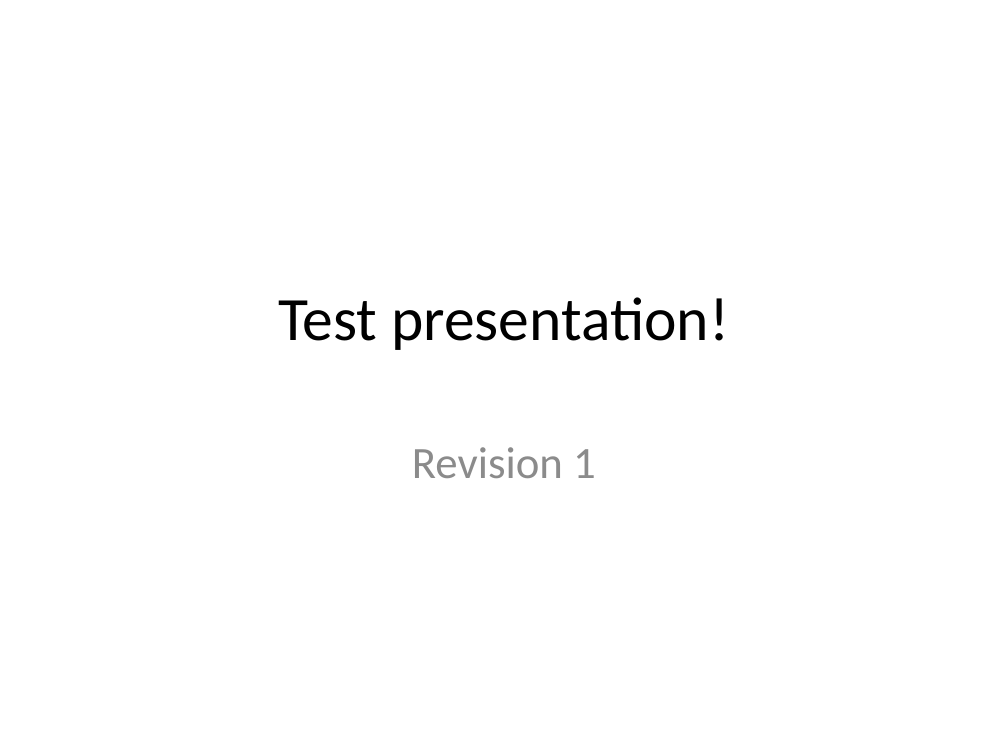
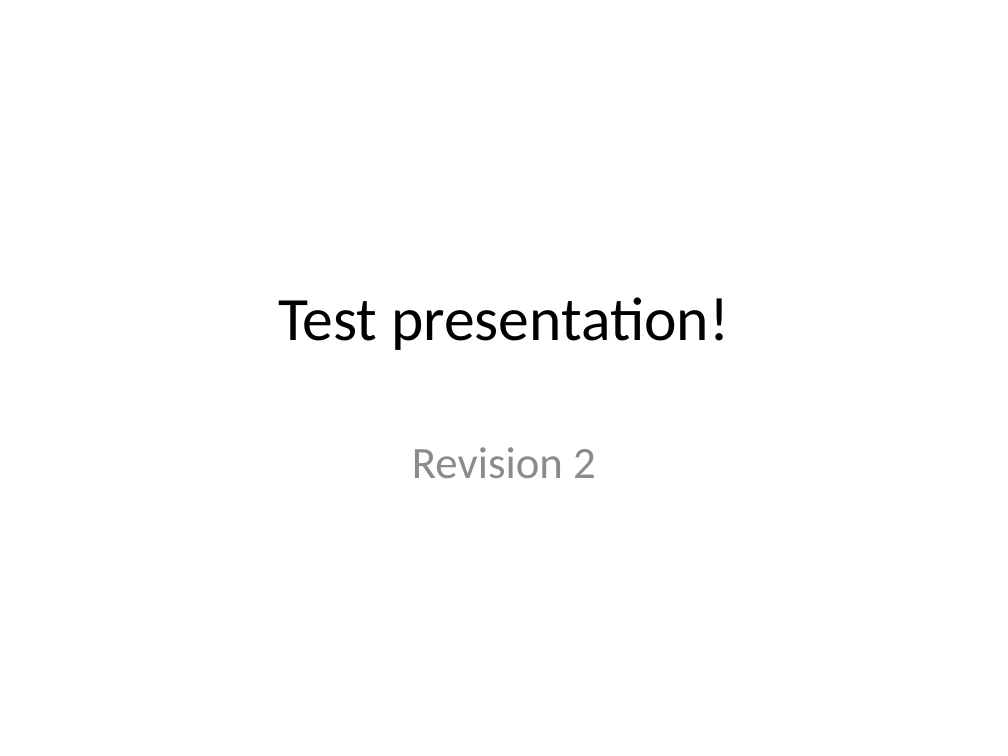
Before and after one commit to DeMatt/Matt-training-repo-1, a slide deck: slide 1 of Tester4.pptx. Drawn at 1008x756 pixels with LibreOffice and Linux fonts; fonts in the diff are those of the drawing. Boxes give left, top, right and bottom in pixels: in the first picture for what was removed or moved away, otherwise in the second. Text is boxed around its words. In the diff, an @@ line names an element or a change of style, - is before the commit and + after.

```diff
--- a/Tester4.pptx
+++ b/Tester4.pptx
@@ subtitle at (x1=412, y1=447, x2=596, y2=478): text changed @@
-Revision 1
+Revision 2
```
Also in this commit, not shown: 1 slide added.
